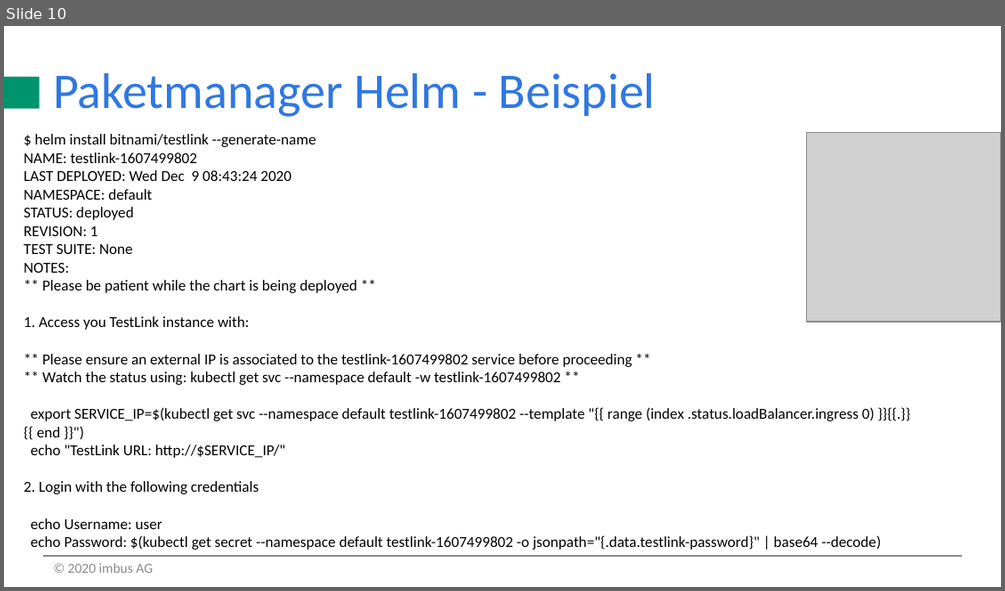
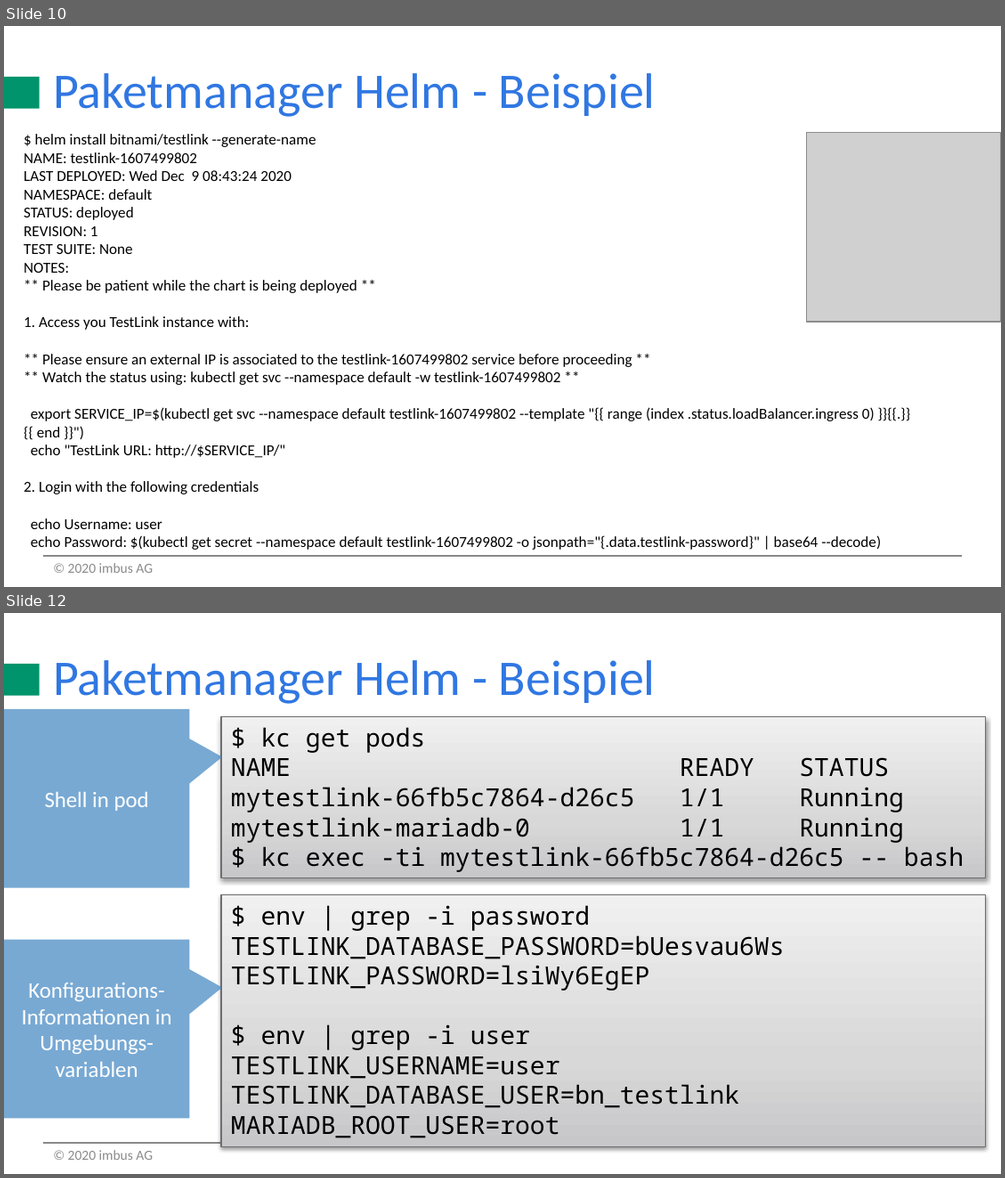
Before and after one commit to oberi01/what-is-kubernetes, a slide deck: k8s_intro_imbus_muc.pptx. Shown one above the other, each under a label of ours: slide 10 before the commit, slides 10 and 12 after it; the slides between them are not shown. The pictures are 1005x591 and 1005x1178 pixels, drawn with LibreOffice and Linux fonts; fonts in the diff are those of the drawing; grey boxes stand for pictures; background and template pictures are left out. Boxes give left, top, right and bottom in pixels: in the first picture for what was removed or moved away, otherwise in the second. Text is boxed around its words. In the diff, an @@ line names an element or a change of style, - is before the commit and + after.

```diff
--- a/k8s_intro_imbus_muc.pptx
+++ b/k8s_intro_imbus_muc.pptx
@@ slide 12 added at box(4, 613, 1001, 1174), background #FFFFFF; not listed: 2 template elements that a slide beside it also shows @@
@@ title added at box(53, 660, 655, 704), 36 pt, text #3077E2 @@
+Paketmanager Helm - Beispiel
@@ speech box added at box(4, 709, 189, 887), fill #3F85C1 at 70% opacity, 16 pt, text #FFFFFF @@
+Shell in pod
@@ rectangle added at box(221, 716, 986, 878), fill gradient #C8C9CA to #D8D8D9 to #F0F0F1, outline #6D6E71 0.75 pt, 18 pt, text #000000 @@
+$ kc get pods
+NAME READY STATUS
+mytestlink-66fb5c7864-d26c5 1/1 Running
+mytestlink-mariadb-0 1/1 Running
+$ kc exec -ti mytestlink-66fb5c7864-d26c5 -- bash
@@ rectangle added at box(221, 895, 986, 1146), fill gradient #C8C9CA to #D8D8D9 to #F0F0F1, outline #6D6E71 0.75 pt, 18 pt, text #000000 @@
+$ env | grep -i password
+TESTLINK_DATABASE_PASSWORD=bUesvau6Ws
+TESTLINK_PASSWORD=lsiWy6EgEP
+$ env | grep -i user
+TESTLINK_USERNAME=user
+TESTLINK_DATABASE_USER=bn_testlink
+MARIADB_ROOT_USER=root
@@ speech box added at box(4, 939, 189, 1118), fill #3F85C1 at 70% opacity, 16 pt, text #FFFFFF @@
+Konfigurations-Informationen in Umgebungs-variablen
@@ text added at box(68, 1150, 153, 1159), 10 pt, text #8C8C8C @@
+© 2020 imbus AG
```
Also in this commit, not shown: 3 slides changed, 1 other slide added.
